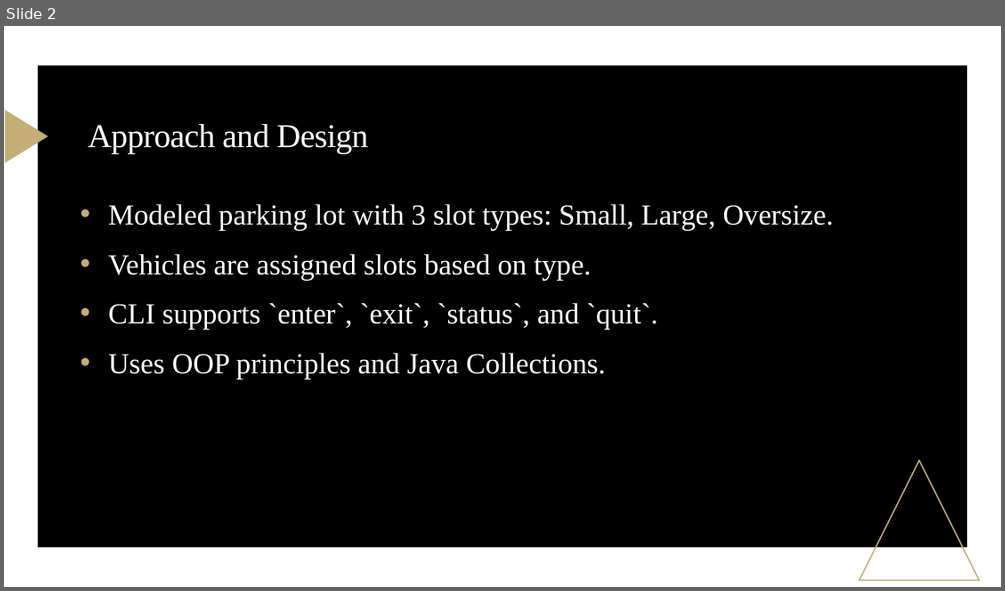
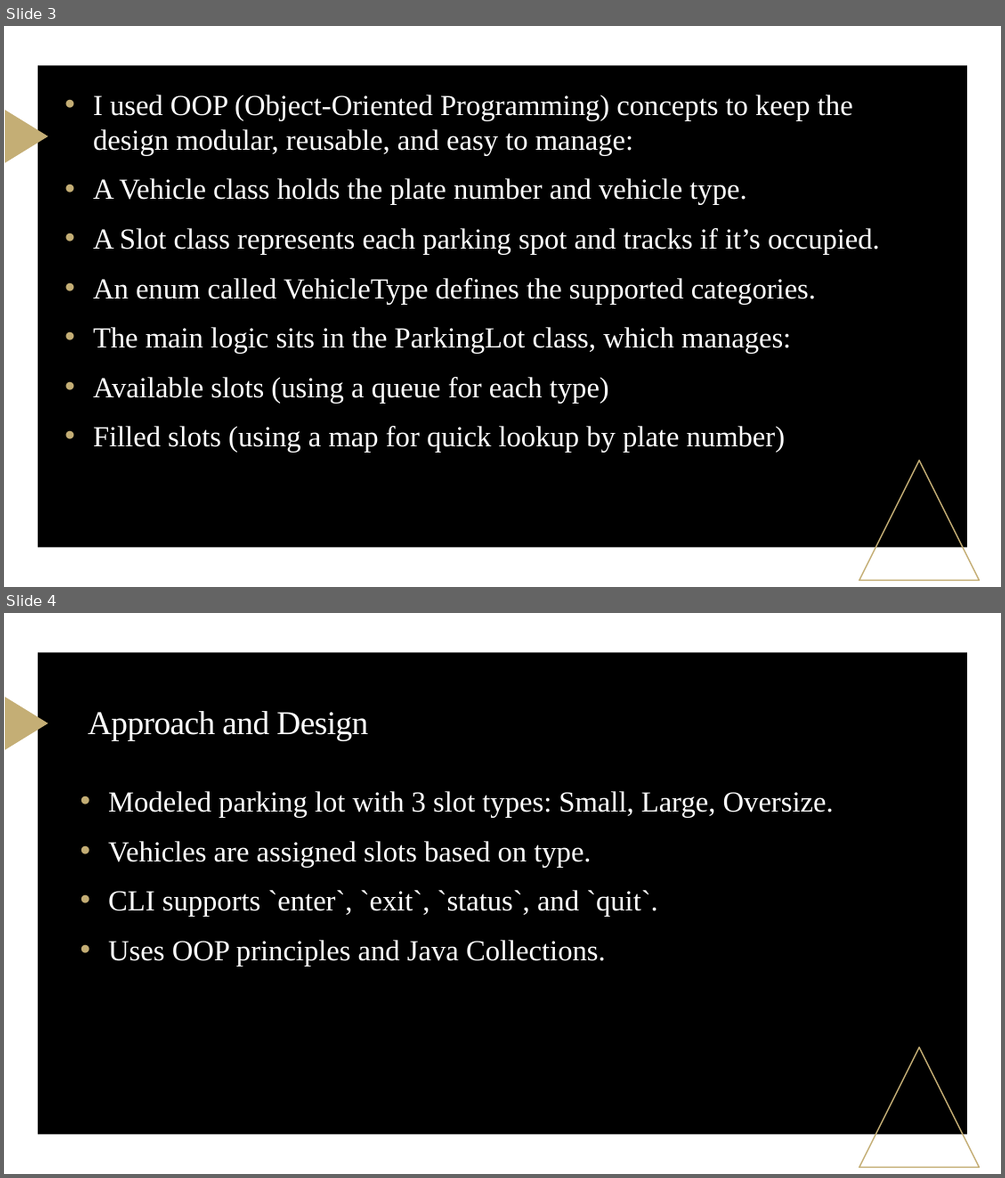
Before and after one commit to RaviMallula/ParkingLotApp, a slide deck: Parking Lot Management System.pptx. Shown one above the other, each under a label of ours: slide 2 before the commit, slides 3 and 4 after it. The pictures are 1005x591 and 1005x1178 pixels, drawn with LibreOffice and Linux fonts; fonts in the diff are those of the drawing. Boxes give left, top, right and bottom in pixels: in the first picture for what was removed or moved away, otherwise in the second. Text is boxed around its words. In the diff, an @@ line names an element or a change of style, - is before the commit and + after.

```diff
--- a/Parking Lot Management System.pptx
+++ b/Parking Lot Management System.pptx
@@ slide 3 added at (4, 26, 1001, 587), background #FFFFFF; not listed: 3 template elements that a slide beside it also shows @@
@@ text added at (93, 95, 880, 452), 28 pt, text #FFFFFF @@
+• I used OOP (Object-Oriented Programming) concepts to keep the design modular, reusable, and easy to manage:
+• A Vehicle class holds the plate number and vehicle type.
+• A Slot class represents each parking spot and tracks if it’s occupied.
+• An enum called VehicleType defines the supported categories.
+• The main logic sits in the ParkingLot class, which manages:
+• Available slots (using a queue for each type)
+• Filled slots (using a map for quick lookup by plate number)
@@ what was slide 2 is now slide 4 @@
```
Also in this commit, not shown: 1 other slide added.
